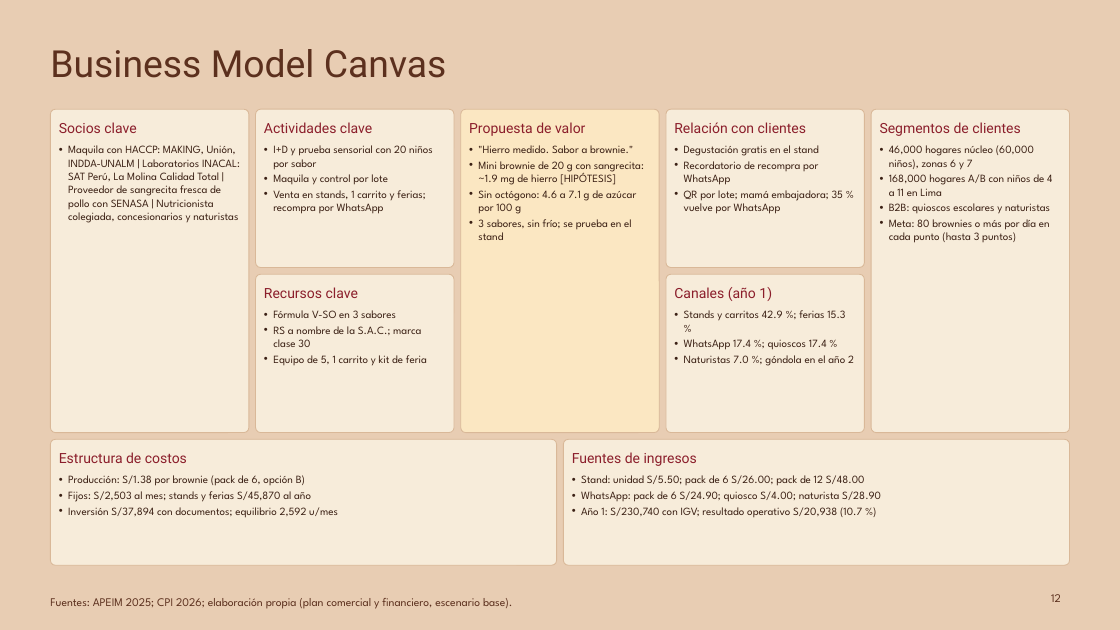
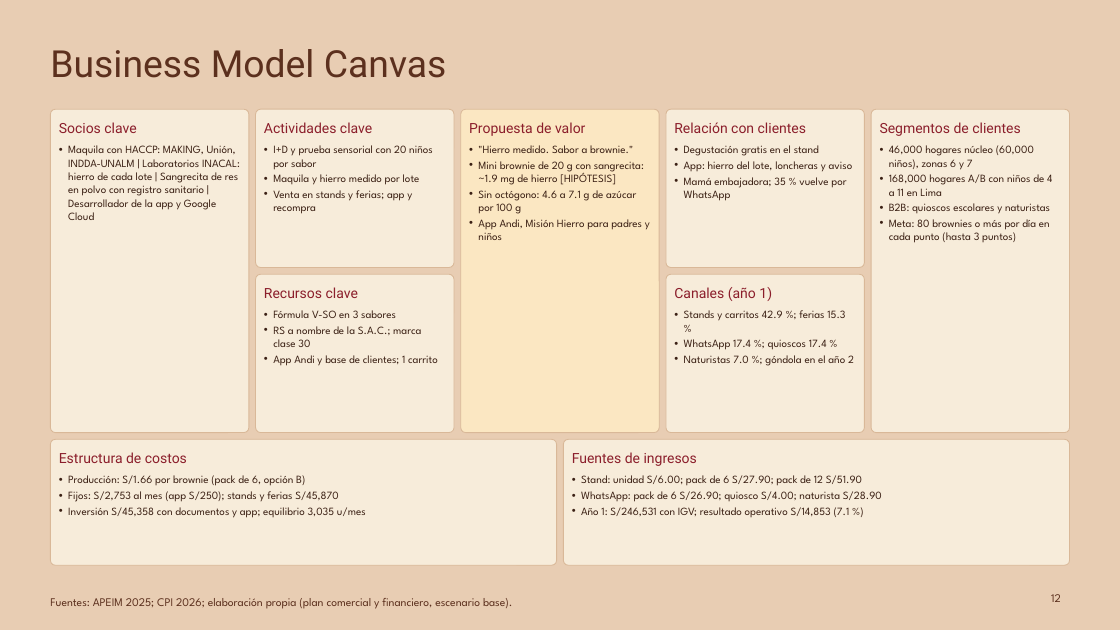
Before and after one commit to Darknow-web/Desarrollo-y-lanzamiento-de-producto-y-marca, a slide deck: slide 12 of 04-reformulacion/T1-presentacion-AndiBite-2-0.pptx. Drawn at 1120x630 pixels with LibreOffice and Linux fonts; fonts in the diff are those of the drawing. Boxes give left, top, right and bottom in pixels: in the first picture for what was removed or moved away, otherwise in the second. Text is boxed around its words. In the diff, an @@ line names an element or a change of style, - is before the commit and + after.

```diff
--- a/04-reformulacion/T1-presentacion-AndiBite-2-0.pptx
+++ b/04-reformulacion/T1-presentacion-AndiBite-2-0.pptx
@@ text at [68,145,240,220]: text changed @@
-• Maquila con HACCP: MAKING, Unión, INDDA-UNALM | Laboratorios INACAL: SAT Perú, La Molina Calidad Total | Proveedor de sangrecita fresca de pollo con SENASA | Nutricionista colegiada, concesionarios y naturistas
+• Maquila con HACCP: MAKING, Unión, INDDA-UNALM | Laboratorios INACAL: hierro de cada lote | Sangrecita de res en polvo con registro sanitario | Desarrollador de la app y Google Cloud
@@ text at [273,174,420,214]: text changed @@
-• Maquila y control por lote
-• Venta en stands, 1 carrito y ferias; recompra por WhatsApp
+• Maquila y hierro medido por lote
+• Venta en stands y ferias; app y recompra
@@ text at [684,161,853,201]: text changed @@
-• Recordatorio de recompra por WhatsApp
-• QR por lote; mamá embajadora; 35 % vuelve por WhatsApp
+• App: hierro del lote, loncheras y aviso
+• Mamá embajadora; 35 % vuelve por WhatsApp
@@ text at [478,219,650,240]: text changed @@
-• 3 sabores, sin frío; se prueba en el stand
+• App Andi, Misión Hierro para padres y niños
@@ text at [273,355,438,366]: text changed @@
-• Equipo de 5, 1 carrito y kit de feria
+• App Andi y base de clientes; 1 carrito
@@ text at [68,475,366,518]: text changed @@
-• Producción: S/1.38 por brownie (pack de 6, opción B)
-• Fijos: S/2,503 al mes; stands y ferias S/45,870 al año
-• Inversión S/37,894 con documentos; equilibrio 2,592 u/mes
+• Producción: S/1.66 por brownie (pack de 6, opción B)
+• Fijos: S/2,753 al mes (app S/250); stands y ferias S/45,870
+• Inversión S/45,358 con documentos y app; equilibrio 3,035 u/mes
@@ text at [581,475,882,517]: text changed @@
-• Stand: unidad S/5.50; pack de 6 S/26.00; pack de 12 S/48.00
-• WhatsApp: pack de 6 S/24.90; quiosco S/4.00; naturista S/28.90
-• Año 1: S/230,740 con IGV; resultado operativo S/20,938 (10.7 %)
+• Stand: unidad S/6.00; pack de 6 S/27.90; pack de 12 S/51.90
+• WhatsApp: pack de 6 S/26.90; quiosco S/4.00; naturista S/28.90
+• Año 1: S/246,531 con IGV; resultado operativo S/14,853 (7.1 %)
```
Also in this commit, not shown: 10 other slides changed, 1 other file.
